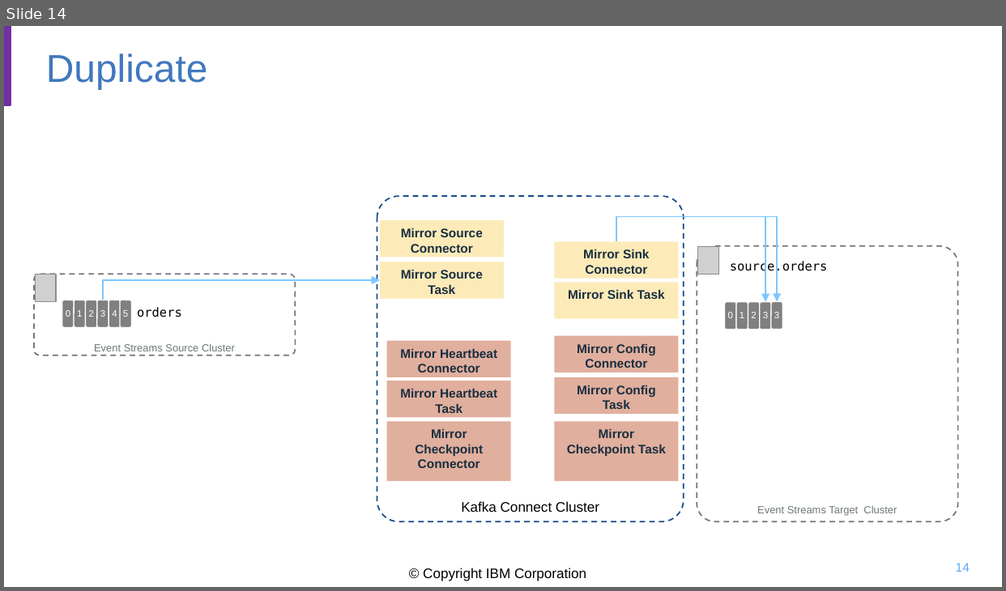
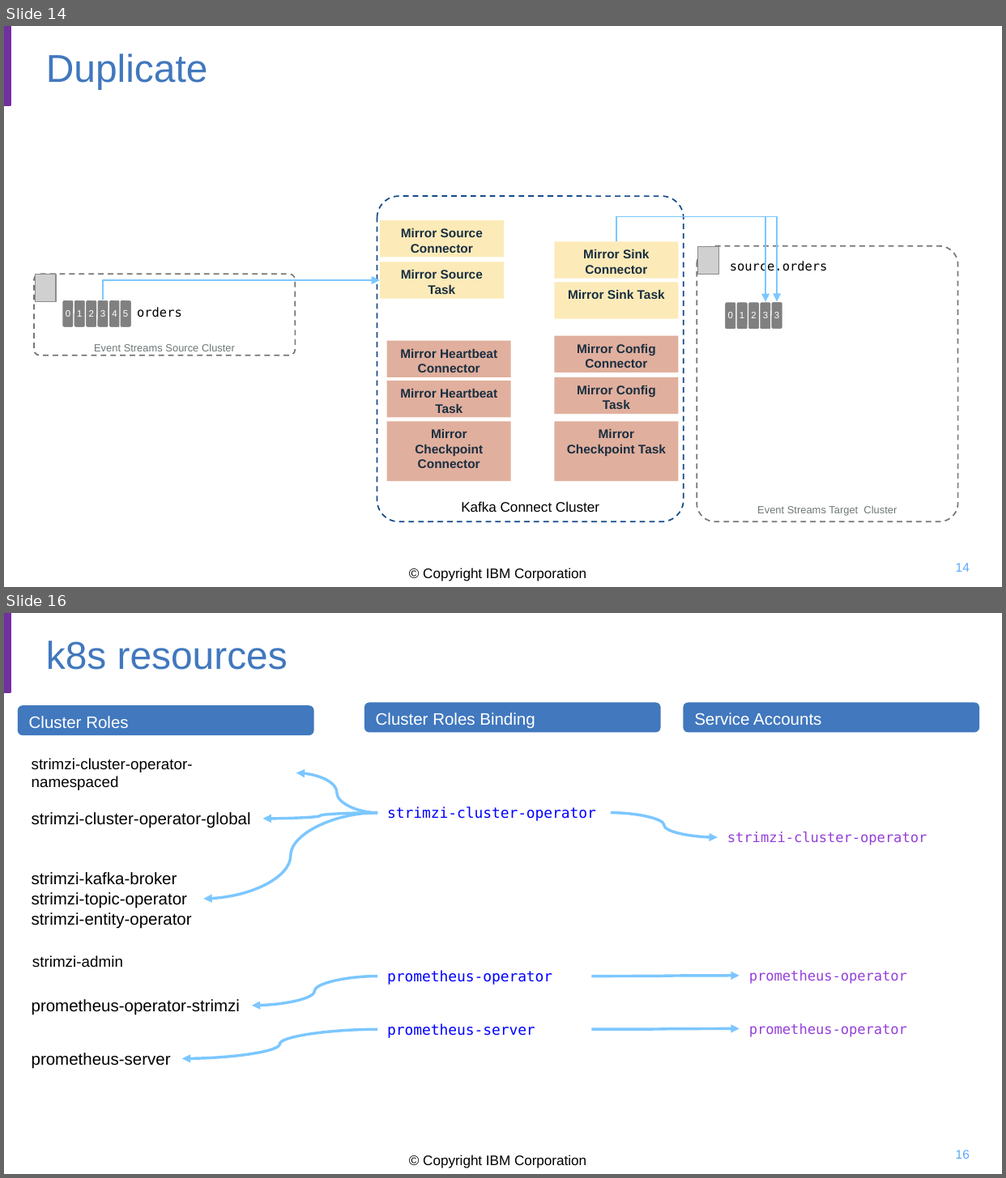
Before and after one commit to jbcodeforce/kp-data-replication, a slide deck: docs/mm2-diagrams.pptx. Shown one above the other, each under a label of ours: slide 14 before the commit, slides 14 and 16 after it; the slides between them are not shown. The pictures are 1006x591 and 1006x1178 pixels, drawn with LibreOffice and Linux fonts; fonts in the diff are those of the drawing; grey boxes stand for pictures; background and template pictures are left out. Boxes give left, top, right and bottom in pixels: in the first picture for what was removed or moved away, otherwise in the second. Text is boxed around its words. In the diff, an @@ line names an element or a change of style, - is before the commit and + after.

Commit message:
Update last release of strimzi deployment, update doc on monitoring and deployment

```diff
--- a/docs/mm2-diagrams.pptx
+++ b/docs/mm2-diagrams.pptx
@@ slide 16 added at [4,613,1002,1174], background #FFFFFF; not listed: 2 template elements that a slide beside it also shows @@
@@ title added at [46,641,288,670], 28 pt, text #4178BE @@
+k8s resources
@@ rounded rectangle added at [18,706,314,736], fill #4178BE, 12 pt, text #FFFFFF @@
+Cluster Roles
@@ rounded rectangle added at [364,703,661,733], fill #4178BE, 12 pt, text #FFFFFF @@
+Cluster Roles Binding
@@ rounded rectangle added at [683,703,979,733], fill #4178BE, 12 pt, text #FFFFFF @@
+Service Accounts
@@ text added at [32,758,193,790], 11 pt, text #000000 @@
+strimzi-cluster-operator-
+namespaced
@@ curved arrow added from (377, 812) to (296, 773), #7CC7FF 2 pt @@
@@ text added at [387,807,596,821], 10.5 pt, text #0000FF @@
+strimzi-cluster-operator
@@ text added at [32,812,251,828], 12 pt, text #000000 @@
+strimzi-cluster-operator-global
@@ curved arrow added from (377, 812) to (203, 898), #7CC7FF 2 pt @@
@@ curved arrow added from (377, 812) to (262, 819), #7CC7FF 2 pt @@
@@ curved arrow added from (611, 812) to (718, 837), #7CC7FF 2 pt @@
@@ text added at [727,832,927,845], 10 pt, text #953FDA @@
+strimzi-cluster-operator
@@ text added at [32,872,192,929], 12 pt, text #000000 @@
+strimzi-kafka-broker
+strimzi-topic-operator
+strimzi-entity-operator
@@ text added at [32,956,123,968], 11 pt, text #000000 @@
+strimzi-admin
@@ curved arrow added from (377, 976) to (252, 1006), #7CC7FF 2 pt @@
@@ text added at [387,970,552,985], 10.5 pt, text #0000FF @@
+prometheus-operator
@@ curved arrow added from (592, 976) to (739, 976), #7CC7FF 2 pt @@
@@ text added at [749,970,907,984], 10 pt, text #953FDA @@
+prometheus-operator
@@ text added at [32,999,240,1016], 12 pt, text #000000 @@
+prometheus-operator-strimzi
@@ text added at [387,1024,535,1038], 10.5 pt, text #0000FF @@
+prometheus-server
@@ text added at [749,1024,907,1037], 10 pt, text #953FDA @@
+prometheus-operator
@@ curved arrow added from (377, 1029) to (181, 1059), #7CC7FF 2 pt @@
@@ curved arrow added from (592, 1029) to (739, 1029), #7CC7FF 2 pt @@
@@ text added at [32,1053,171,1069], 12 pt, text #000000 @@
+prometheus-server
@@ page number added at [956,1150,970,1159], 9 pt, text #5AAAFA @@
+16
```
Also in this commit, not shown: 2 slides changed, 12 other files.
